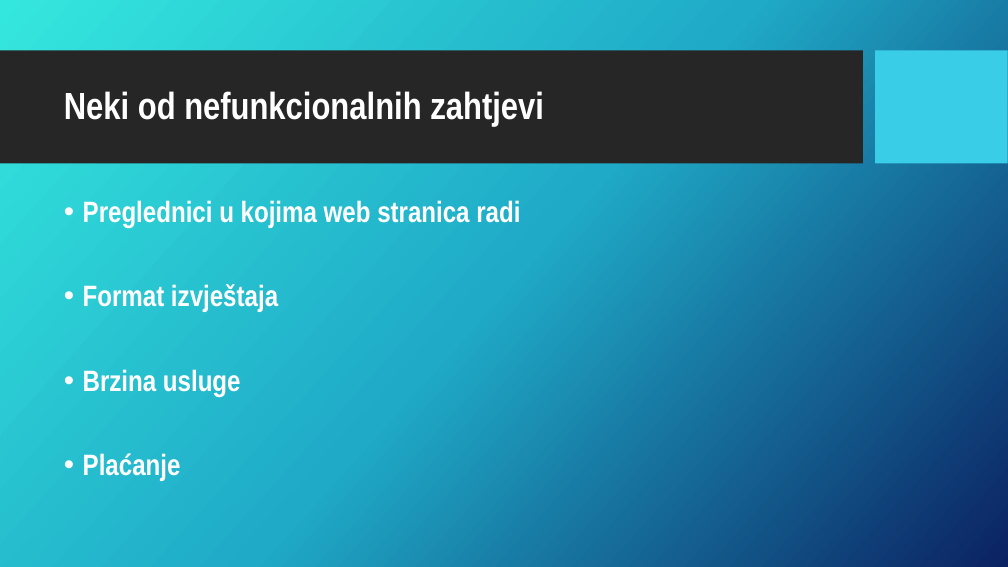
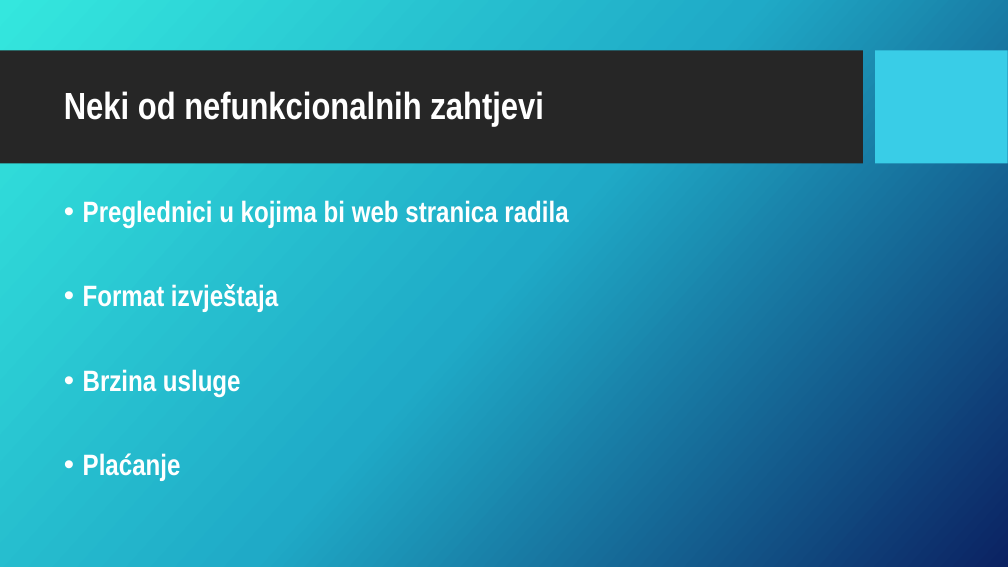
Before and after one commit to f0dor/Programsko-Inzenjerstvo, a slide deck: slide 4 of SpecifikacijaZahtjeva.pptx. Drawn at 1008x567 pixels with LibreOffice and Linux fonts; fonts in the diff are those of the drawing; background and template pictures are left out. Boxes give left, top, right and bottom in pixels: in the first picture for what was removed or moved away, otherwise in the second. Text is boxed around its words. In the diff, an @@ line names an element or a change of style, - is before the commit and + after.

```diff
--- a/SpecifikacijaZahtjeva.pptx
+++ b/SpecifikacijaZahtjeva.pptx
@@ text at box(83, 200, 568, 227): text changed @@
-• Preglednici u kojima web stranica radi
+• Preglednici u kojima bi web stranica radila
```
Also in this commit, not shown: 2 other slides changed, 1 other file.
